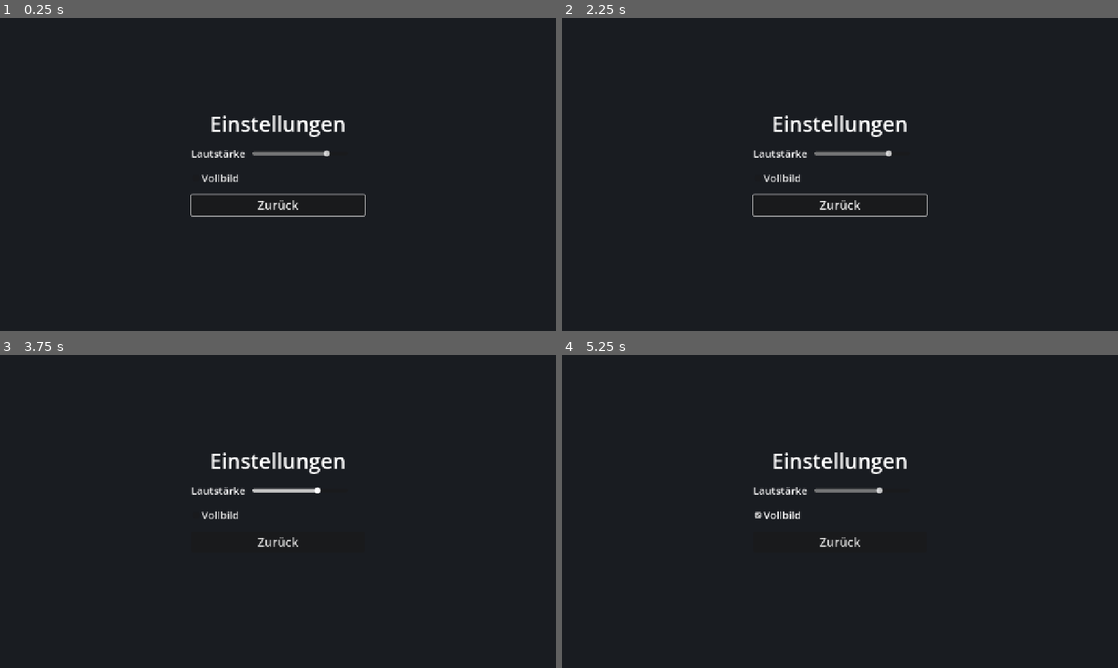
Above: before the commit, frames 1-4 (two rows, left to right).
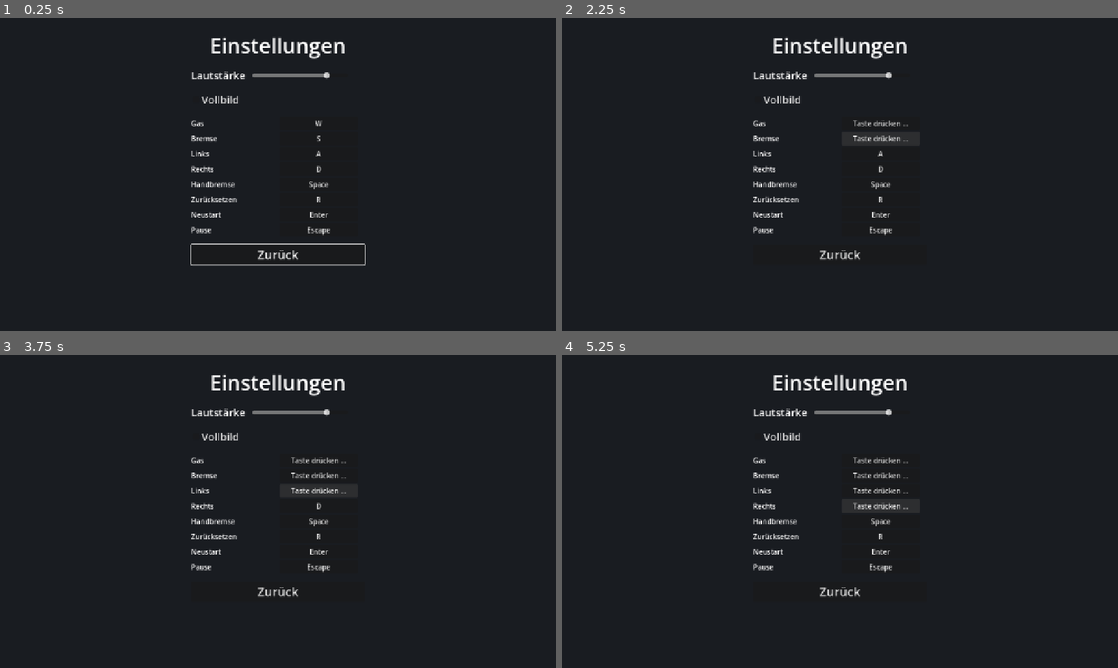
Above: after the commit, the same moments.

Repository: Mayo73/agenthub-backup
Game: Godot game, scene res://scenes/settings_menu.tscn
Two runs of this game, one before a commit and one after it. Both use one fixed random seed, a clock stepped at 60 frames per second and the inputs below. This scene is started directly instead of the project's main scene.
Inputs (mouse positions are in pixels of both pictures, inside the frame that each line leads up to):
- Up to frame 1 (0.25 s): no input
- Up to frame 2 (2.25 s): click (878, 124) at 0.5 s, where only the run after the commit has a clickable "W"; click (878, 124) at 1.25 s, where only the run after the commit has a clickable "Taste drücken …"; click (878, 140) at 2 s, where only the run after the commit has a clickable "S"
- Up to frame 3 (3.75 s): click (316, 477) at 2.75 s, where only the run after the commit has a clickable "Taste drücken …"; click (316, 489) at 3.5 s, where only the run after the commit has a clickable "A"
- Up to frame 4 (5.25 s): click (878, 489) at 4.25 s, where only the run after the commit has a clickable "Taste drücken …"; click (878, 505) at 5 s, where only the run after the commit has a clickable "D"

The runs differ from the first frame. In frame 1, 3.6% of the frame differs, in the area x 34-66%, y 6-80%; in frame 2, 3.5%; in frame 3, 3.1%; in frame 4, 3.2%.

Commit message:
T-0063: Tastenbelegung im Einstellungsmenü
Erstellt vom lokalen Agent (Modell qwen3.5:35b-a3b, Versuch 1 von 5).

Diff:
--- a/scenes/settings_menu.tscn
+++ b/scenes/settings_menu.tscn
@@ -28,9 +28,9 @@
 anchor_right = 0.5
 anchor_bottom = 0.5
 offset_left = -200.0
-offset_top = -150.0
+offset_top = -330.0
 offset_right = 200.0
-offset_bottom = 150.0
+offset_bottom = 330.0
 theme_override_constants/separation = 18
 
 [node name="Title" type="Label" parent="Items"]
--- a/scripts/settings_menu.gd
+++ b/scripts/settings_menu.gd
@@ -4,6 +4,8 @@
 
 var settings_path := UserSettings.DEFAULT_PATH
 var settings: UserSettings
+var key_buttons := {}
+var waiting_action := ""
 
 @onready var volume_slider: HSlider = $Items/VolumeRow/Volume
 @onready var fullscreen_box: CheckBox = $Items/Fullscreen
@@ -11,6 +13,10 @@
 
 func _ready() -> void:
 	settings = UserSettings.load_from(settings_path)
+	Controls.setup()
+	Controls.apply_bindings(settings.keys)
+	_build_key_rows()
+
 	volume_slider.value = settings.volume
 	fullscreen_box.button_pressed = settings.fullscreen
 
@@ -38,3 +44,48 @@
 func go_back() -> void:
 	save_settings()
 	get_tree().change_scene_to_file(MENU_SCENE)
+
+
+# Eine Zeile je Aktion: Name und Knopf mit der aktuellen Taste, vor „Zurück".
+func _build_key_rows() -> void:
+	var grid := GridContainer.new()
+	grid.name = "Keys"
+	grid.columns = 2
+	$Items.add_child(grid)
+	$Items.move_child(grid, back_button.get_index())
+	for action in Controls.ACTIONS:
+		var label := Label.new()
+		label.text = Controls.LABELS[action]
+		label.custom_minimum_size = Vector2(200, 0)
+		grid.add_child(label)
+		var button := Button.new()
+		button.name = action
+		button.custom_minimum_size = Vector2(180, 0)
+		button.text = Controls.key_name(Controls.key_for(action))
+		button.pressed.connect(start_rebind.bind(action))
+		grid.add_child(button)
+		key_buttons[action] = button
+
+
+# Wartet auf die nächste Taste für `action`.
+func start_rebind(action: String) -> void:
+	waiting_action = action
+	key_buttons[action].text = "Taste drücken …"
+
+
+# Übernimmt die gedrückte Taste; Esc bricht ab.
+func handle_key(keycode: int) -> void:
+	if waiting_action == "":
+		return
+	var action := waiting_action
+	waiting_action = ""
+	if keycode != KEY_ESCAPE:
+		Controls.rebind_key(action, keycode)
+		settings.keys[action] = keycode
+	key_buttons[action].text = Controls.key_name(Controls.key_for(action))
+
+
+func _input(event: InputEvent) -> void:
+	if waiting_action != "" and event is InputEventKey and event.pressed and not event.echo:
+		handle_key(event.physical_keycode)
+		get_viewport().set_input_as_handled()
--- a/tests/test_settings_menu.gd
+++ b/tests/test_settings_menu.gd
@@ -13,6 +13,7 @@
 func teardown() -> void:
 	menu.free()
 	menu = null
+	Controls.reset_defaults()
 	AudioServer.set_bus_volume_db(0, 0.0)
 	if FileAccess.file_exists(TEST_PATH):
 		DirAccess.remove_absolute(ProjectSettings.globalize_path(TEST_PATH))
@@ -39,3 +40,27 @@
 func test_knoepfe_verbunden() -> void:
 	check(menu.back_button.pressed.is_connected(menu.go_back), "back_button sollte mit go_back verbunden sein")
 	check(ResourceLoader.exists(menu.MENU_SCENE), "MENU_SCENE sollte existieren")
+
+
+func test_tasten_angezeigt() -> void:
+	check(menu.key_buttons.size() == Controls.ACTIONS.size(), "key_buttons size sollte ACTIONS size sein")
+	check(menu.key_buttons["gas"].text == "W", "gas Button text sollte W sein")
+	check(menu.get_node("Items/Keys") is GridContainer, "Items/Keys sollte GridContainer sein")
+
+
+func test_taste_neu_belegen() -> void:
+	menu.start_rebind("gas")
+	check(menu.key_buttons["gas"].text == "Taste drücken …", "Button text sollte 'Taste drücken …' sein nach start_rebind")
+	menu.handle_key(KEY_I)
+	check(Controls.key_for("gas") == KEY_I, "key_for('gas') sollte KEY_I sein")
+	check(menu.settings.keys["gas"] == KEY_I, "settings.keys['gas'] sollte KEY_I sein")
+	check(menu.key_buttons["gas"].text == "I", "Button text sollte I sein nach Rebind")
+	check(menu.waiting_action == "", "waiting_action sollte leer sein")
+
+
+func test_escape_bricht_ab() -> void:
+	menu.start_rebind("gas")
+	menu.handle_key(KEY_ESCAPE)
+	check(Controls.key_for("gas") == KEY_W, "key_for('gas') sollte unverändert KEY_W sein")
+	check(menu.settings.keys.has("gas") == false, "settings.keys sollte 'gas' nicht haben nach Escape")
+	check(menu.key_buttons["gas"].text == "W", "Button text sollte unverändert W sein")
